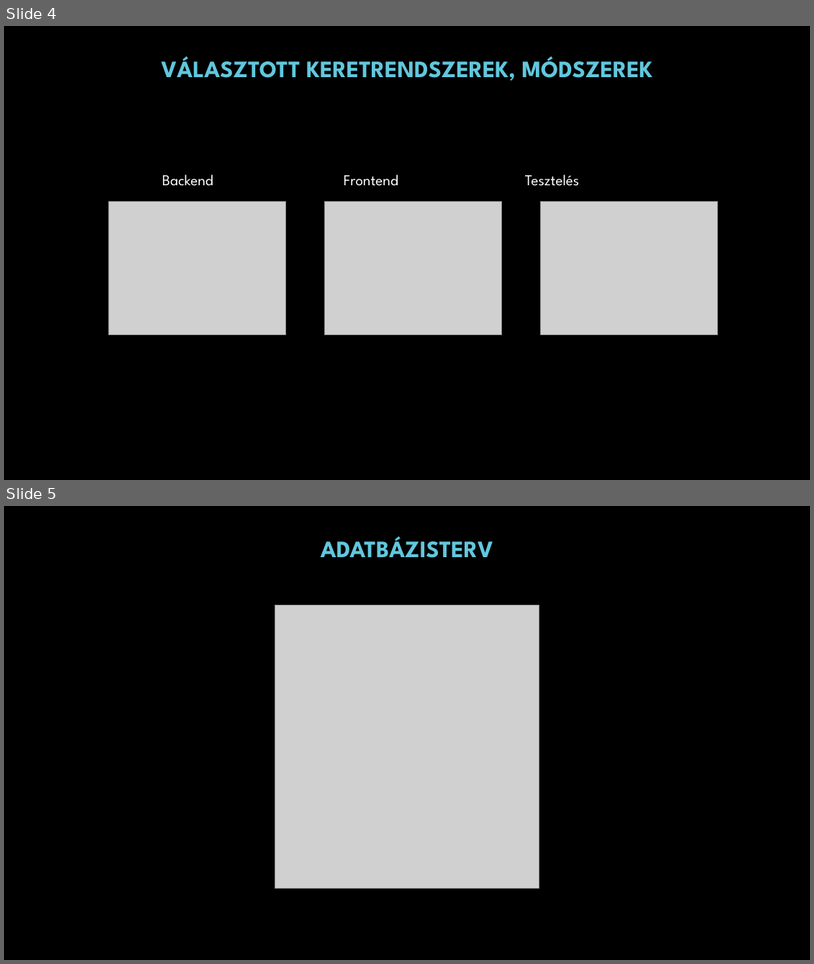
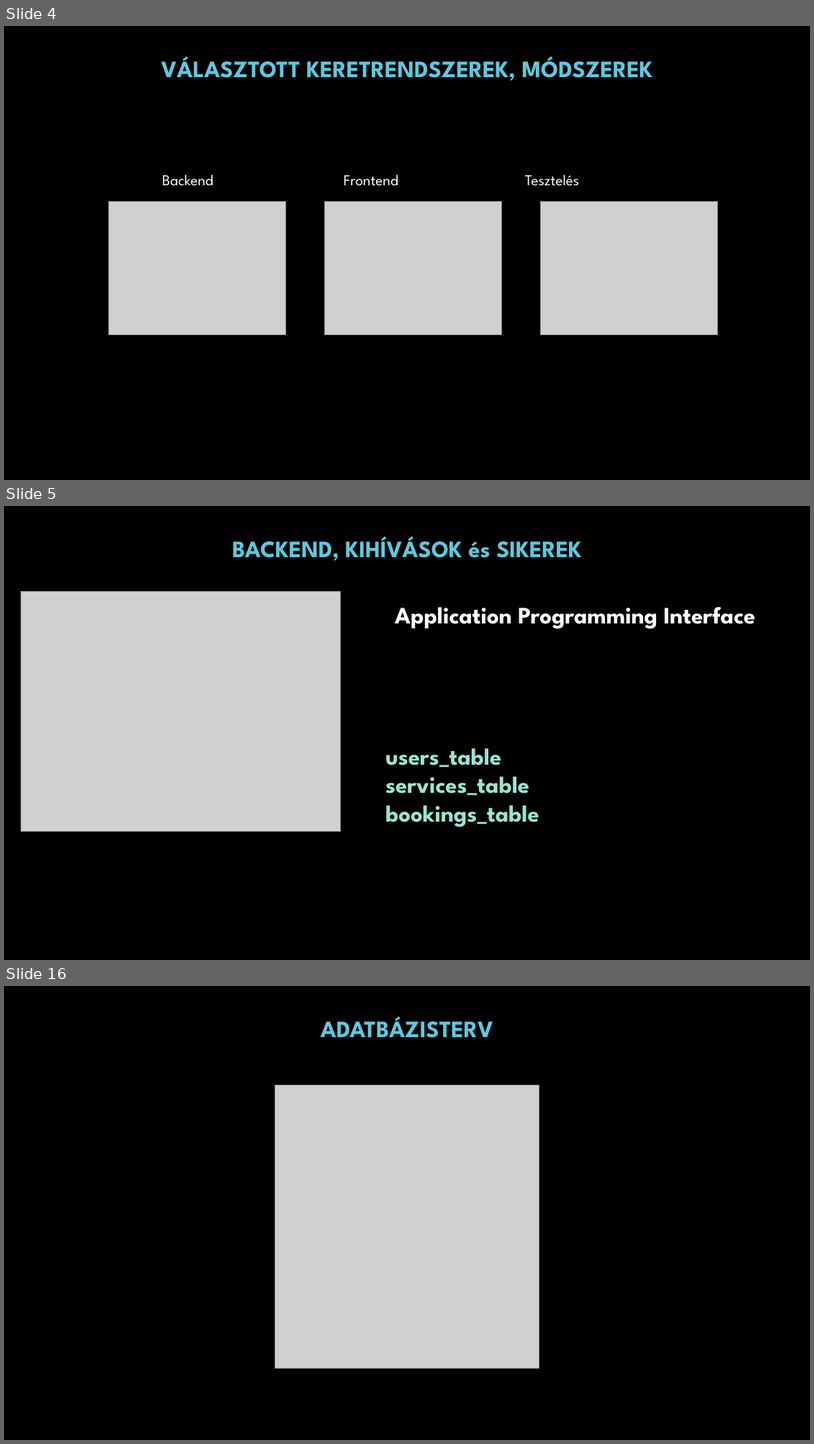
Before and after one commit to Harvester667/KTCH_Project_TeneT, a slide deck: Hairdressair_prezentáció.pptx. Shown one above the other, each under a label of ours: slides 4 and 5 before the commit, slides 4, 5 and 16 after it; the slides between them are not shown. The pictures are 814x964 and 814x1444 pixels, drawn with LibreOffice and Linux fonts; fonts in the diff are those of the drawing; grey boxes stand for pictures; background and template pictures are left out. Boxes give left, top, right and bottom in pixels: in the first picture for what was removed or moved away, otherwise in the second. Text is boxed around its words. In the diff, an @@ line names an element or a change of style, - is before the commit and + after.

Commit message:
Backend ppt update

```diff
--- a/Hairdressair_prezentáció.pptx
+++ b/Hairdressair_prezentáció.pptx
@@ slide 5 added at (x1=4, y1=506, x2=810, y2=960), background picture (left out) @@
@@ rectangle added at (x1=4, y1=525, x2=810, y2=572), fill #000000 at 50% opacity @@
@@ text added at (x1=232, y1=536, x2=582, y2=561), 28 pt, text #61C7DD, bold @@
+BACKEND, KIHÍVÁSOK és SIKEREK
@@ picture added at (x1=21, y1=591, x2=341, y2=831) @@
@@ text added at (x1=386, y1=607, x2=756, y2=826), 28 pt, text #9CE3D4, bold @@
+Application Programming Interface
+  users_table
+  services_table
+  bookings_table
@@ what was slide 5 is now slide 16 @@
```
Also in this commit, not shown: 10 other slides added.
